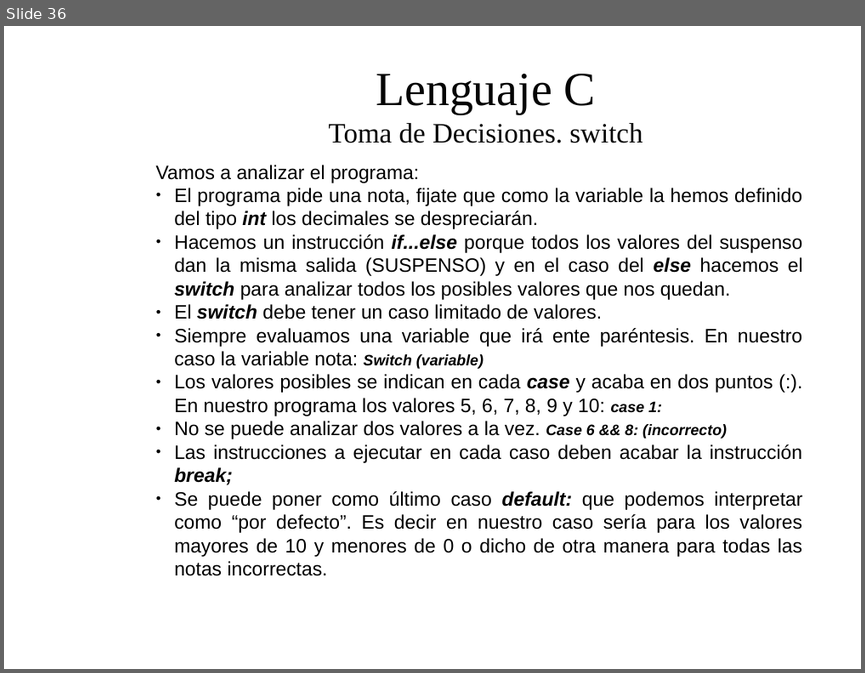
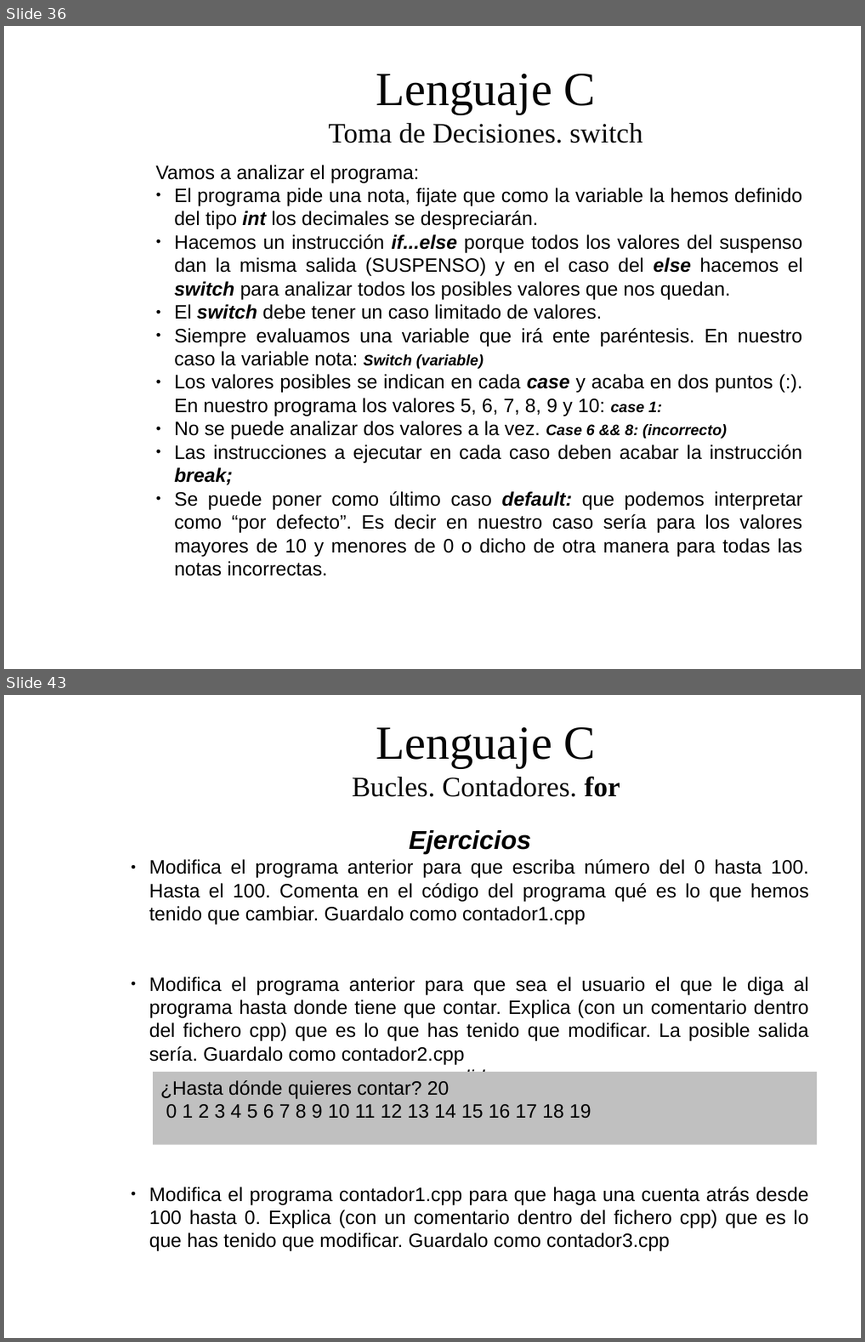
Before and after one commit to dolpo04/2bach, a slide deck: unidades/01_introduccion_a_la_programacion/presentacion/Tema1: Introduccion a la programacion.odp. Shown one above the other, each under a label of ours: slide 36 before the commit, slides 36 and 43 after it; the slides between them are not shown. The pictures are 865x673 and 865x1342 pixels, drawn with LibreOffice and Linux fonts; fonts in the diff are those of the drawing; background and template pictures are left out. Boxes give left, top, right and bottom in pixels: in the first picture for what was removed or moved away, otherwise in the second. Text is boxed around its words. In the diff, an @@ line names an element or a change of style, - is before the commit and + after.

```diff
--- a/unidades/01_introduccion_a_la_programacion/presentacion/Tema1: Introduccion a la programacion.odp
+++ b/unidades/01_introduccion_a_la_programacion/presentacion/Tema1: Introduccion a la programacion.odp
@@ slide 43 added at bbox=[4, 695, 861, 1338], background picture (left out) @@
@@ title added at bbox=[352, 727, 620, 797], 26 pt, text #050505 @@
+Lenguaje C
+Bucles. Contadores. for
@@ text added at bbox=[149, 830, 809, 1251], 18 pt, text #000000 @@
+Ejercicios
+● Modifica el programa anterior para que escriba número del 0 hasta 100. Hasta el 100. Comenta en el código del programa qué es lo que hemos tenido que cambiar. Guardalo como contador1.cpp
+● Modifica el programa anterior para que sea el usuario el que le diga al programa hasta donde tiene que contar. Explica (con un comentario dentro del fichero cpp) que es lo que has tenido que modificar. La posible salida sería. Guardalo como contador2.cpp
+salida
+● Modifica el programa contador1.cpp para que haga una cuenta atrás desde 100 hasta 0. Explica (con un comentario dentro del fichero cpp) que es lo que has tenido que modificar. Guardalo como contador3.cpp
@@ rectangle added at bbox=[154, 1072, 817, 1145], fill #C0C0C0, 18 pt, text #000000 @@
+¿Hasta dónde quieres contar? 20
+0 1 2 3 4 5 6 7 8 9 10 11 12 13 14 15 16 17 18 19
```
Also in this commit, not shown: 13 slides changed, 11 other slides added, 1 other file.
